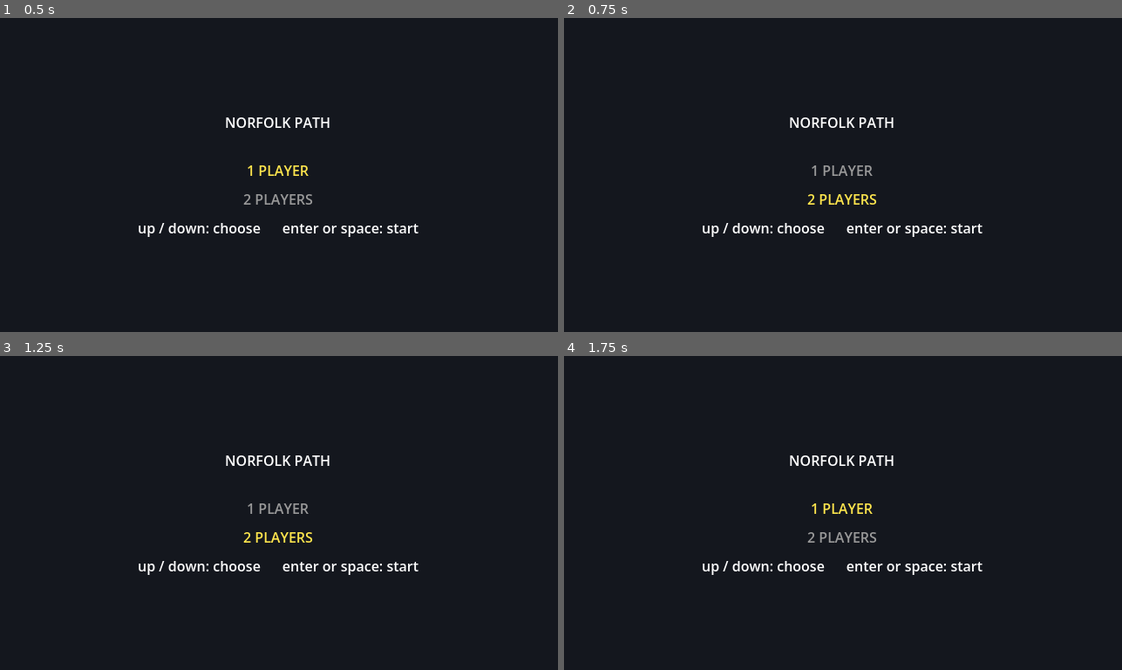
Above: before the commit, frames 1-4 (two rows, left to right).
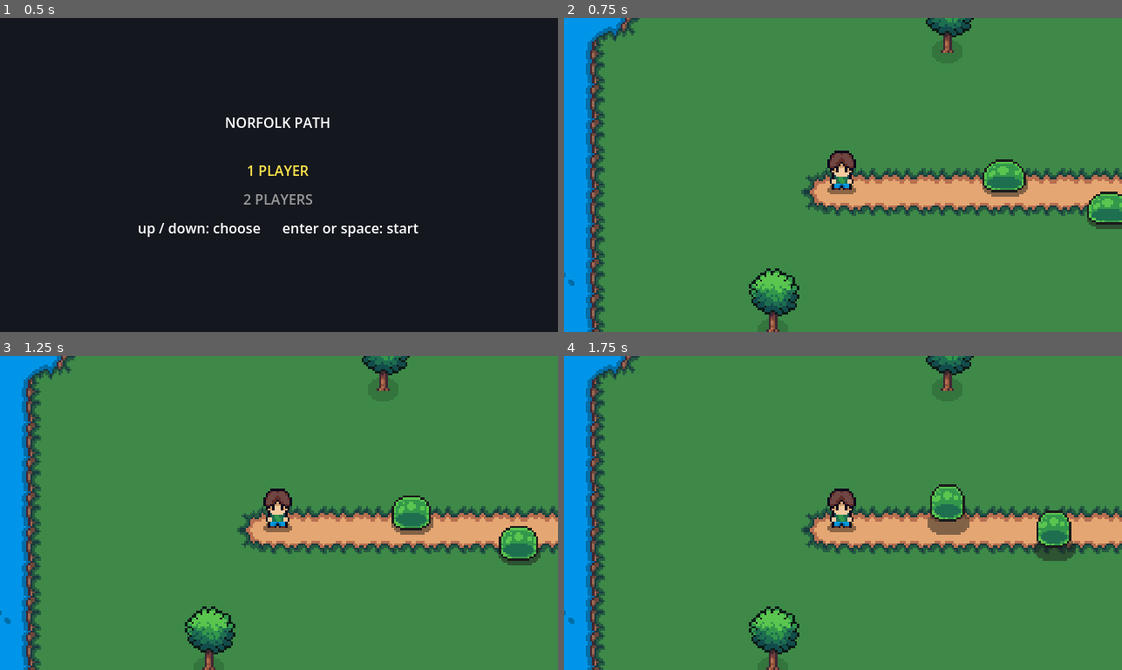
Above: after the commit, the same moments.

Repository: chris-suryo/norfolk-path
Game: Godot game, scene res://scenes/player_select.tscn
Two runs of this game, one before a commit and one after it. Both use one fixed random seed, a clock stepped at 60 frames per second and the inputs below.
Inputs:
- Up to frame 1 (0.5 s): no input
- Up to frame 2 (0.75 s): tap Enter (ui_accept) at 0.5 s; hold Up (ui_up) from 0.53 s (still down)
- Up to frame 3 (1.25 s): keep holding Up (ui_up); tap Enter (ui_accept) at 0.77 s
- Up to frame 4 (1.75 s): release Up (ui_up) at 1.28 s; hold Down (ui_down) from 1.28 s (still down); tap Enter (ui_accept) at 1.52 s

Frame 1 is identical in both runs. In frame 2, 99% of the frame differs, in the area x 0-100%, y 0-100%; in frame 3, 99%; in frame 4, 99%.
Error before the commit: Parse Error: Cannot infer the type of "ok" variable because the value doesn't have a set type. (res://scripts/game.gd:62)

Commit message:
Fix game.gd autoload parse error + gdignore the unused ducky folder
- game.gd:62 — 'var ok :=' couldn't infer type (JSON parsed.get() is Variant);
  made it 'var ok: bool =' so the Game autoload compiles.
- assets/ducky/ is an unused, wrong-genre leftover (a side-view platform-fighter
  duck: jabs/smashes/tilts/roll/combo — NOT top-down RPG frames). Added a
  .gdignore so Godot stops scanning it and its macOS ._* metadata siblings,
  which is what showed up as ._roll_/._combo files in the import scan.

Diff:
--- a/scripts/game.gd
+++ b/scripts/game.gd
@@ -59,7 +59,7 @@
 
 func _apply(text: String) -> bool:
 	var parsed: Variant = JSON.parse_string(text) if text != "" else null
-	var ok := parsed is Dictionary and parsed.get("v") == SAVE_VERSION
+	var ok: bool = parsed is Dictionary and parsed.get("v") == SAVE_VERSION
 	if ok:
 		checkpoint = int(parsed.get("checkpoint", 0))
 		player_count = clampi(int(parsed.get("player_count", 1)), 1, 2)
Not shown, added: assets/ducky/.gdignore
